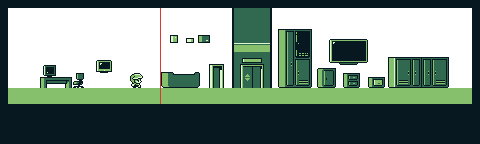
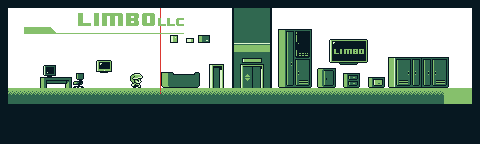
The second 480 × 144 image is a revision of the first. Changes to its layers:
added layer "limbo" above "TV" over [334, 49, 364, 54]
added layer "limbollc" above "Layer 6" over [78, 13, 184, 26]
added layer "Layer 6" above "gradient copy" over [24, 27, 184, 34]
added layer "gradient copy" above "gradient" over [164, 91, 444, 104]
added layer "gradient" above "elevator" over [8, 91, 284, 104]
